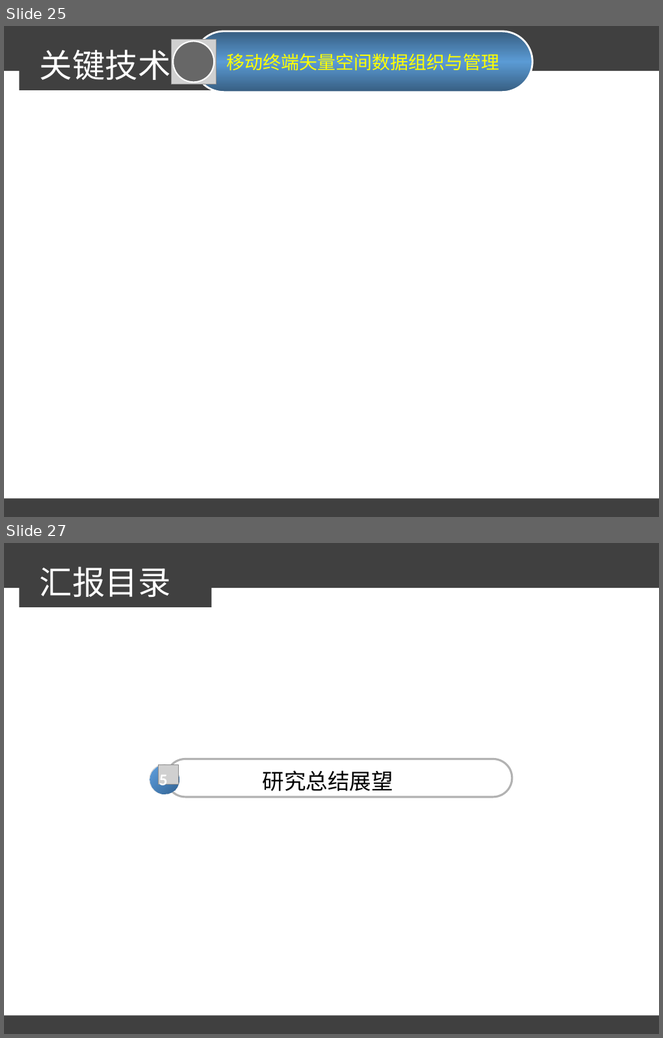
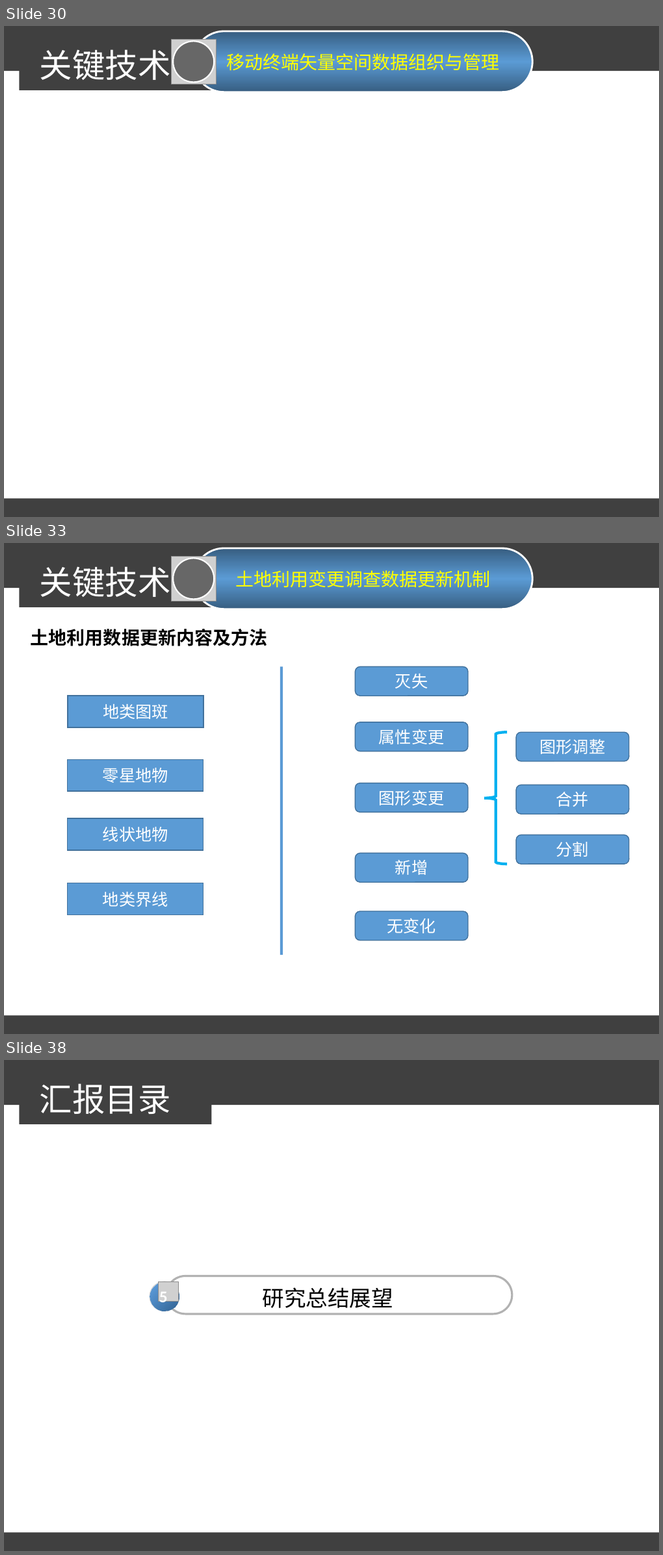
Before and after one commit to sunxianlei/MyThesis, a slide deck: 汇报答辩/论文答辩.ppt. Shown one above the other, each under a label of ours: slides 25 and 27 before the commit, slides 30, 33 and 38 after it; the slides between them are not shown. The pictures are 663x1038 and 663x1555 pixels, drawn with LibreOffice and Linux fonts; fonts in the diff are those of the drawing; grey boxes stand for pictures; background and template pictures are left out. Boxes give left, top, right and bottom in pixels: in the first picture for what was removed or moved away, otherwise in the second. Text is boxed around its words. In the diff, an @@ line names an element or a change of style, - is before the commit and + after.

Commit message:
添加第二第三技术点框架部分
添加第二第三技术点框架部分

```diff
--- a/汇报答辩/论文答辩.ppt
+++ b/汇报答辩/论文答辩.ppt
@@ slide 33 added at bbox=[4, 543, 659, 1034], background #FFFFFF; not listed: 3 template elements that a slide beside it also shows @@
@@ picture added at bbox=[171, 556, 216, 601] @@
@@ ellipse added at bbox=[173, 558, 215, 600], fill #000000 at 50% opacity, outline #FFFFFF 1.5 pt @@
@@ rounded rectangle added at bbox=[193, 548, 532, 609], fill gradient #375E81 to #5B9BD5, outline #FFFFFF 2.01 pt, 20 pt, text #FFFF00 @@
+土地利用变更调查数据更新机制
@@ text added at bbox=[40, 566, 171, 597], 36 pt, text #FFFFFF @@
+关键技术
@@ text added at bbox=[31, 629, 268, 646], 20 pt, text #000000, bold @@
+土地利用数据更新内容及方法
@@ line added from (282, 667) to (282, 955), #5B9BD5 3 pt @@
@@ rounded rectangle added at bbox=[355, 667, 468, 696], fill #5B9BD5, outline #41719C 0.99 pt, 18 pt, text #FFFFFF @@
+灭失
@@ rectangle added at bbox=[68, 696, 203, 728], fill #5B9BD5, outline #41719C 0.99 pt, 18 pt, text #FFFFFF @@
+地类图斑
@@ rounded rectangle added at bbox=[355, 722, 468, 752], fill #5B9BD5, outline #41719C 0.99 pt, 18 pt, text #FFFFFF @@
+属性变更
@@ freeform shape added at bbox=[484, 732, 507, 864], outline #00B0F0 3 pt @@
@@ rounded rectangle added at bbox=[516, 732, 629, 761], fill #5B9BD5, outline #41719C 0.99 pt, 18 pt, text #FFFFFF @@
+图形调整
@@ rectangle added at bbox=[68, 760, 203, 792], fill #5B9BD5, outline #41719C 0.99 pt, 18 pt, text #FFFFFF @@
+零星地物
@@ rounded rectangle added at bbox=[355, 783, 468, 812], fill #5B9BD5, outline #41719C 0.99 pt, 18 pt, text #FFFFFF @@
+图形变更
@@ rounded rectangle added at bbox=[516, 785, 629, 813], fill #5B9BD5, outline #41719C 0.99 pt, 18 pt, text #FFFFFF @@
+合并
@@ rectangle added at bbox=[68, 819, 203, 851], fill #5B9BD5, outline #41719C 0.99 pt, 18 pt, text #FFFFFF @@
+线状地物
@@ rounded rectangle added at bbox=[355, 854, 468, 882], fill #5B9BD5, outline #41719C 0.99 pt, 18 pt, text #FFFFFF @@
+新增
@@ rounded rectangle added at bbox=[516, 835, 629, 864], fill #5B9BD5, outline #41719C 0.99 pt, 18 pt, text #FFFFFF @@
+分割
@@ rectangle added at bbox=[68, 883, 203, 915], fill #5B9BD5, outline #41719C 0.99 pt, 18 pt, text #FFFFFF @@
+地类界线
@@ rounded rectangle added at bbox=[355, 912, 468, 941], fill #5B9BD5, outline #41719C 0.99 pt, 18 pt, text #FFFFFF @@
+无变化
@@ what was slide 25 is now slide 30 @@
@@ what was slide 27 is now slide 38 @@
```
Also in this commit, not shown: 1 slide changed, 10 other slides added.
